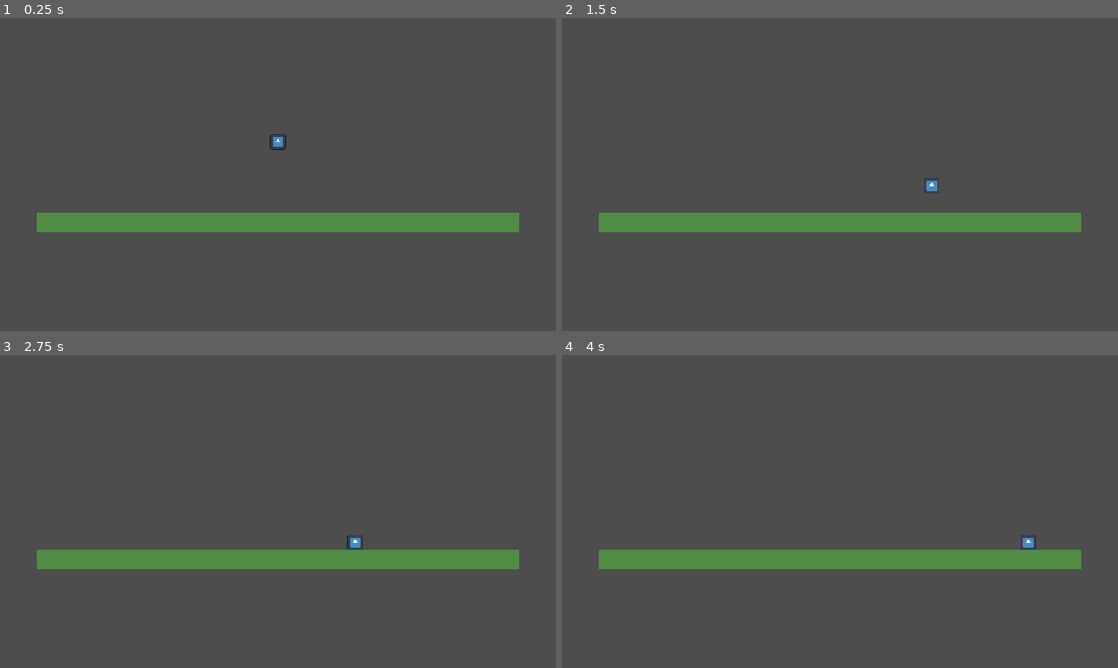
Above: before the commit, frames 1-4 (two rows, left to right).
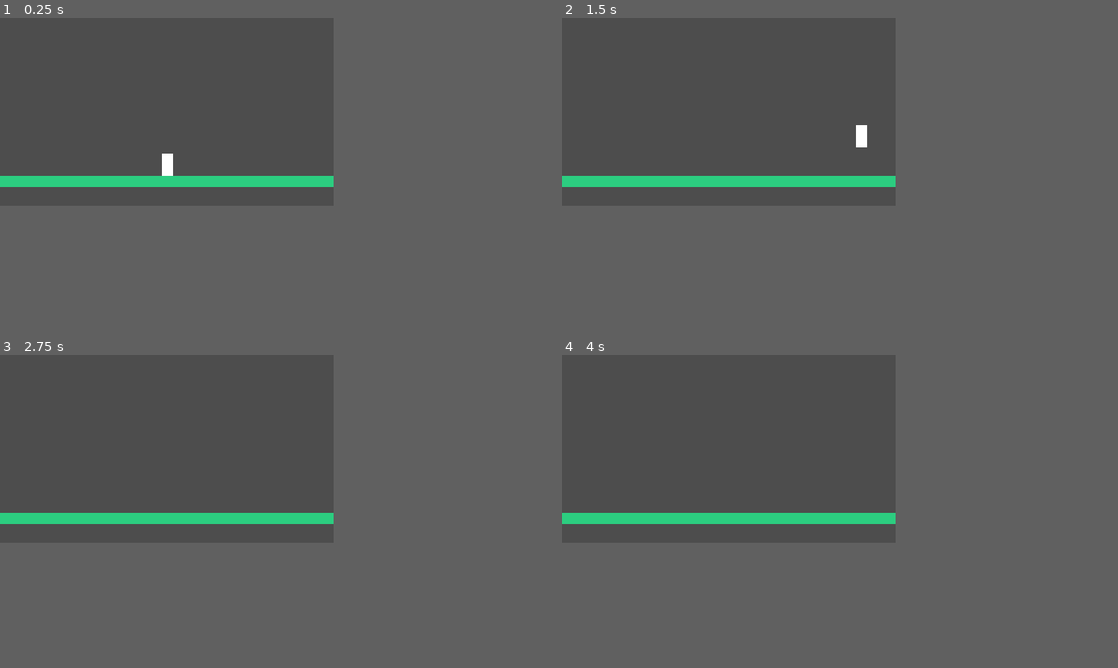
Above: after the commit, the same moments.

Repository: NTUT-NGDC/2D-Platformer-Template
Game: Godot game, scene res://levels/Gym.tscn
Two runs of this game, one before a commit and one after it. Both use one fixed random seed, a clock stepped at 60 frames per second and the inputs below. The engine's default icon, where the game draws it, is replaced by a stand-in: a white triangle on a blue panel in a dark square.
Inputs:
- Up to frame 1 (0.25 s): no input
- Up to frame 2 (1.5 s): hold Right (move_right) from 0.53 s (still down); tap Space (jump) at 0.77 s
- Up to frame 3 (2.75 s): tap Space (jump) at 1.52 s; release Right (move_right) at 2.03 s; hold Left (move_left) from 2.03 s (still down)
- Up to frame 4 (4 s): release Left (move_left) at 2.78 s; hold Right (move_right) from 2.78 s (still down); tap Space (jump) at 3.02, 3.77 s
In our replay, the window is 800x450 before the commit and 480x270 after it. These sizes can differ from the game's own. Grey fills any space a smaller window leaves; there, only what the larger window draws over its background counts as a difference.

The runs differ from the first frame. In frame 1, 7.8% of the frame differs, in the area x 0-94%, y 37-69%; in frame 2, 7.7%; in frame 3, 7.6%; in frame 4, 7.6%.

Commit message:
計畫重整

Diff:
--- a/levels/Gym.tscn
+++ b/levels/Gym.tscn
@@ -1,12 +1,12 @@
-[gd_scene format=3 uid="uid://8ec4u3tu5nc2"]
+[gd_scene format=3 uid="uid://bgacwfrk1wqpd"]
 
 [ext_resource type="PackedScene" path="res://player/Player.tscn" id="1"]
+[ext_resource type="Texture2D" uid="uid://dc7oecnhhnmlh" path="res://art/white_block.png" id="1_n0iqy"]
 [ext_resource type="Script" uid="uid://ddmv38ww06tgv" path="res://levels/_shared/CameraRig.gd" id="2"]
 [ext_resource type="Script" uid="uid://c4810j2rrbvpo" path="res://levels/_shared/Respawn.gd" id="3"]
-[ext_resource type="Texture2D" uid="uid://dgpmutukqrhj2" path="res://icon.svg" id="4"]
 
 [sub_resource type="RectangleShape2D" id="RectangleShape2D_ground"]
-size = Vector2(1000, 40)
+size = Vector2(160, 16)
 
 [node name="Gym" type="Node2D" unique_id=1987537775]
 
@@ -16,25 +16,28 @@
 [node name="CollisionShape2D" type="CollisionShape2D" parent="Ground" unique_id=2145044078]
 shape = SubResource("RectangleShape2D_ground")
 
-[node name="Visual" type="Polygon2D" parent="Ground"]
-color = Color(0.32, 0.55, 0.27, 1)
-polygon = PackedVector2Array(-500, -20, 500, -20, 500, 20, -500, 20)
+[node name="Sprite2D" type="Sprite2D" parent="Ground" unique_id=1805096934]
+modulate = Color(0.17254902, 0.8039216, 0.5019608, 1)
+texture_repeat = 2
+texture = ExtResource("1_n0iqy")
+region_enabled = true
+region_rect = Rect2(-256, 160, 528, 16)
 
 [node name="Player" parent="." unique_id=1188325519 instance=ExtResource("1")]
-position = Vector2(0, -50)
+position = Vector2(1, 95)
 
 [node name="Visual" type="Node2D" parent="Player" unique_id=1682411840]
-groups=["player_visual"]
 
 [node name="Sprite2D" type="Sprite2D" parent="Player/Visual" unique_id=946758069]
-scale = Vector2(0.25, 0.25)
-texture = ExtResource("4")
+texture = ExtResource("1_n0iqy")
+region_enabled = true
+region_rect = Rect2(0, 0, 16, 32)
 
 [node name="Mechanics" type="Node2D" parent="Player" unique_id=2056291058]
 
 [node name="Juice" type="Node2D" parent="Player" unique_id=963715139]
 
-[node name="Camera2D" type="Camera2D" parent="."]
+[node name="Camera2D" type="Camera2D" parent="." unique_id=1765188544]
 position = Vector2(0, 50)
 script = ExtResource("2")
 
--- a/project.godot
+++ b/project.godot
@@ -22,8 +22,10 @@
 
 [display]
 
-window/stretch/mode="canvas_items"
-window/stretch/aspect="expand"
+window/size/viewport_width=480
+window/size/viewport_height=270
+window/stretch/mode="viewport"
+window/stretch/scale_mode="integer"
 
 [input]
 
@@ -45,6 +47,11 @@
 , Object(InputEventKey,"resource_local_to_scene":false,"resource_name":"","device":-1,"window_id":0,"alt_pressed":false …(186 unchanged characters)…
 ]
 }
+interact={
+"deadzone": 0.5,
+"events": [Object(InputEventKey,"resource_local_to_scene":false,"resource_name":"","device":-1,"window_id":0,"alt_pressed":false,"shift_pressed":false,"ctrl_pressed":false,"meta_pressed":false,"pressed":false,"keycode":0,"physical_keycode":69,"key_label":0,"unicode":0,"location":0,"echo":false,"script":null)
+]
+}
 
 [physics]
 
@@ -52,6 +59,7 @@
 
 [rendering]
 
+textures/canvas_textures/default_texture_filter=0
 rendering_device/driver.windows="d3d12"
 renderer/rendering_method="gl_compatibility"
 renderer/rendering_method.mobile="gl_compatibility"
Binary file added: art/white_block.png
Not shown, added: art/white_block.png.import
Not shown, changed: documents/01_week1 mechanics.md
